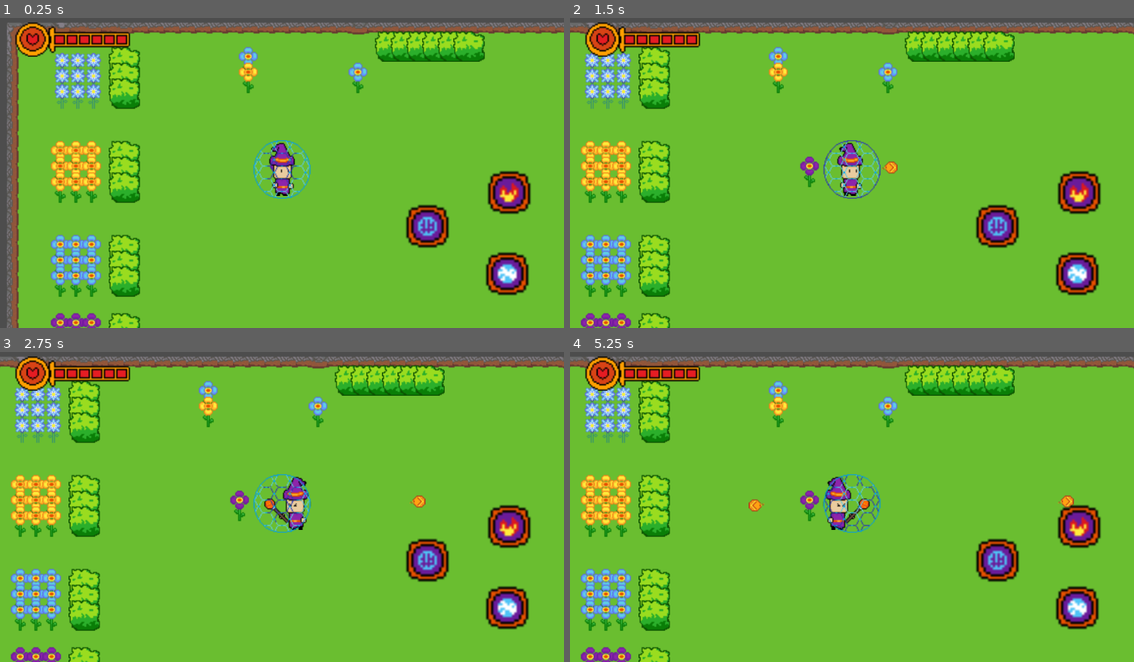
Above: before the commit, frames 1-4 (two rows, left to right).
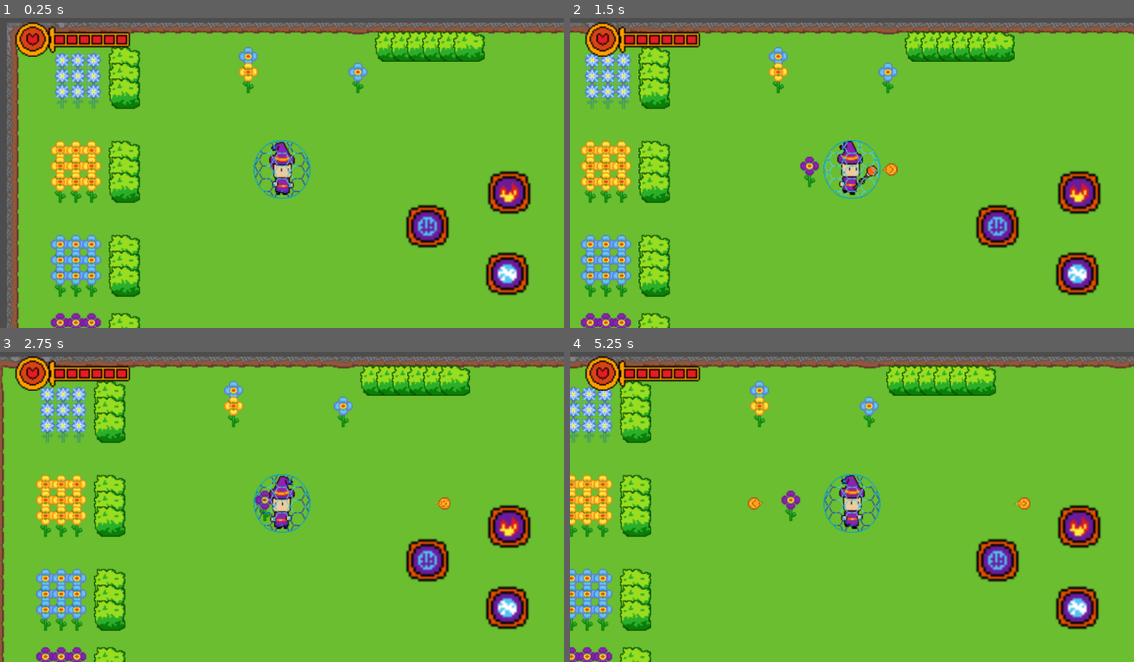
Above: after the commit, the same moments.

Repository: TolbyOwl/Projeto-Maguinho
Game: Godot game, scene res://Cenas/Cena_Cenario1.tscn
Two runs of this game, one before a commit and one after it. Both use one fixed random seed, a clock stepped at 60 frames per second and the inputs below.
Inputs:
- Up to frame 1 (0.25 s): no input
- Up to frame 2 (1.5 s): tap Enter (ui_accept) at 0.5, 0.6, 0.77, 1.07 s; hold Right (ui_right) from 0.53 s (still down); tap E (Key_e) at 1.35 s
- Up to frame 3 (2.75 s): tap Enter (ui_accept) at 1.52, 1.55, 1.82, 2.1 s; release Right (ui_right) at 2.03 s; hold Left (ui_left) from 2.03 s (still down)
- Up to frame 4 (5.25 s): release Left (ui_left) at 2.78 s; hold Right (ui_right) 2.78-4.28 s; tap E (Key_e) at 2.85, 4.35 s; tap Enter (ui_accept) at 3.02, 3.05, 3.32, 3.6, 3.77, 4.07, 4.52, 4.55, 4.82, 5.1 s; hold Left (ui_left) 4.28-5.03 s; hold Right (ui_right) from 5.03 s (still down)

The runs differ from the first frame. In frame 1, 0.6% of the frame differs, in the area x 45-55%, y 39-58%; in frame 2, 0.7%; in frame 3, 16%, in the area x 0-100%, y 1-100%; in frame 4, 13%.

Commit message:
Correções de animação
Nova versão com animação na bola de fogo, aumento da velocidade das animações e correção de bug na movimentação.

Diff:
--- a/Godot - Versão mais recente/Cenas/Cena_Maguin.tscn
+++ b/Godot - Versão mais recente/Cenas/Cena_Maguin.tscn
@@ -94,7 +94,7 @@
 }],
 "loop": false,
 "name": &"Ataque_Fogo",
-"speed": 4.0
+"speed": 8.0
 }, {
 "frames": [{
 "duration": 1.0,
@@ -111,7 +111,7 @@
 }],
 "loop": false,
 "name": &"Ataque_Gelo",
-"speed": 5.0
+"speed": 8.0
 }, {
 "frames": [{
 "duration": 1.0,
@@ -196,7 +196,7 @@
 }],
 "loop": true,
 "name": &"Escudo",
-"speed": 5.0
+"speed": 8.0
 }]
 
 [node name="Maguin" type="Node2D"]
@@ -208,9 +208,9 @@
 script = ExtResource("1_ftfrc")
 
 [node name="AnimatedSprite2D" type="AnimatedSprite2D" parent="CharacterBody2D"]
-position = Vector2(-3, 25.5)
+position = Vector2(-2, 24.5)
 sprite_frames = SubResource("SpriteFrames_trndf")
-animation = &"Parado"
+animation = &"Ataque_Gelo"
 offset = Vector2(3, -26)
 metadata/_aseprite_wizard_interface_config_ = {
 "animation_section": true,
--- a/Godot - Versão mais recente/Cenas/cena_projetil.tscn
+++ b/Godot - Versão mais recente/Cenas/cena_projetil.tscn
@@ -1,21 +1,44 @@
-[gd_scene load_steps=5 format=3 uid="uid://brn7tphfci0hj"]
+[gd_scene load_steps=9 format=3 uid="uid://brn7tphfci0hj"]
 
 [ext_resource type="Script" uid="uid://brlt6k4bpdxfa" path="res://Scripts/Script_Projetil_vP.gd" id="1_7esmx"]
-[ext_resource type="Texture2D" uid="uid://bage4x0j6lpep" path="res://Cenas/bola de fogo textura1.png" id="2_r4a6s"]
+[ext_resource type="Texture2D" uid="uid://de3xmk6owrwq5" path="res://Personagens/Maguin/bola de fogo.png" id="2_7esmx"]
 
 [sub_resource type="CircleShape2D" id="CircleShape2D_b52or"]
 radius = 7.0
 
+[sub_resource type="AtlasTexture" id="AtlasTexture_r4a6s"]
+atlas = ExtResource("2_7esmx")
+region = Rect2(0, 0, 16, 16)
+
+[sub_resource type="AtlasTexture" id="AtlasTexture_b52or"]
+atlas = ExtResource("2_7esmx")
+region = Rect2(16, 0, 16, 16)
+
+[sub_resource type="AtlasTexture" id="AtlasTexture_4nhci"]
+atlas = ExtResource("2_7esmx")
+region = Rect2(32, 0, 16, 16)
+
+[sub_resource type="AtlasTexture" id="AtlasTexture_lo018"]
+atlas = ExtResource("2_7esmx")
+region = Rect2(48, 0, 16, 16)
+
 [sub_resource type="SpriteFrames" id="SpriteFrames_7esmx"]
 animations = [{
-"frames": [],
+"frames": [{
+"duration": 1.0,
+"texture": SubResource("AtlasTexture_r4a6s")
+}, {
+"duration": 1.0,
+"texture": SubResource("AtlasTexture_b52or")
+}, {
+"duration": 1.0,
+"texture": SubResource("AtlasTexture_4nhci")
+}, {
+"duration": 1.0,
+"texture": SubResource("AtlasTexture_lo018")
+}],
 "loop": true,
 "name": &"default",
-"speed": 5.0
-}, {
-"frames": [],
-"loop": true,
-"name": &"new_animation",
 "speed": 5.0
 }]
 
@@ -25,44 +48,14 @@
 script = ExtResource("1_7esmx")
 
 [node name="CollisionShape2D" type="CollisionShape2D" parent="Area2D"]
-position = Vector2(0, -2)
 shape = SubResource("CircleShape2D_b52or")
 disabled = true
 
-[node name="Sprite2D" type="Sprite2D" parent="Area2D"]
-position = Vector2(-1, -2)
+[node name="AnimatedSprite2D" type="AnimatedSprite2D" parent="Area2D"]
+position = Vector2(-1, 0)
 rotation = 1.5707964
-texture = ExtResource("2_r4a6s")
-metadata/_aseprite_wizard_interface_config_ = {
-"animation_section": false,
-"layer_section": false,
-"pending_changes": {
-"convert_fps_field": 60.0,
-"convert_ms_field": 16.0,
-"convert_to_fps": false,
-"embed_tex": true,
-"i_mode": 0,
-"keep_anim_length": false,
-"layers": [],
-"o_ex_p": "",
-"o_folder": "",
-"o_name": "",
-"only_visible": false,
-"player": "",
-"scale": "1.0",
-"slice": "",
-"source": "C:/Users/dpeix/Documents/GitHub/Projeto-Maguinho/Sprits_Poderes/bola de fogo.aseprite",
-"source_uid": -1
-}
-}
-
-[node name="CollisionShape2D2" type="CollisionShape2D" parent="Area2D"]
-position = Vector2(0, -2)
-shape = SubResource("CircleShape2D_b52or")
-
-[node name="AnimatedSprite2D" type="AnimatedSprite2D" parent="Area2D"]
 sprite_frames = SubResource("SpriteFrames_7esmx")
-animation = &"new_animation"
+autoplay = "default"
 metadata/_aseprite_wizard_interface_config_ = {
 "pending_changes": {}
 }
--- /dev/null
+++ b/Godot - Versão mais recente/Scripts/(Apenas para referencia) script_personagem.gd
@@ -0,0 +1,71 @@
+extends CharacterBody2D
+
+var velocidade := 400
+var gravidade := 30
+var forca_pulo := 800
+var viva:= true
+
+func _ready() -> void:
+	pass
+	#ScriptGlobal.resetar()
+
+func _process(delta: float) -> void:
+	_verificar_vida()
+	if (viva):
+		_aplicar_gravidade()
+		_processar_movimento()
+		_processar_animacao()
+		_processar_pulo()
+		move_and_slide()
+
+func _verificar_vida():
+	if (ScriptGlobal.qtd_vidas==0 and viva):
+		$AnimationPlayer.play("morrendo")
+		viva = false
+
+func _game_over():
+	get_tree().change_scene_to_file("res://cena_game_over.tscn")
+
+
+func _aplicar_gravidade() -> void:
+	velocity.y += gravidade
+
+func _processar_movimento() -> void:
+	velocity.x = 0
+
+	if Input.is_action_pressed("ui_left"):
+		velocity.x = -velocidade
+		$Sprite2D.scale.x = -abs($Sprite2D.scale.x)
+	elif Input.is_action_pressed("ui_right"):
+		velocity.x = velocidade
+		$Sprite2D.scale.x = abs($Sprite2D.scale.x)
+
+func _processar_pulo() -> void:
+	if Input.is_action_just_pressed("ui_up") and is_on_floor():
+		velocity.y = -forca_pulo
+		$AnimationPlayer.play("pulando")
+
+func _processar_animacao() -> void:
+	if not is_on_floor():
+		return  # deixa a animação de pulo cuidar sozinha
+
+	if Input.is_action_just_pressed("ui_accept"):
+		$AnimationPlayer.play("atirando")
+		var cena_disparo = preload("res://cena_disparo.tscn")
+		var objeto_disparo = cena_disparo.instantiate()
+		get_tree().root.add_child(objeto_disparo)
+		if ($Sprite2D.scale.x < 0):
+			objeto_disparo.global_position = $Marker2DEsq.global_position
+			objeto_disparo.get_node("Area2D").direcao = -1
+		else:
+			objeto_disparo.global_position = $Marker2DDir.global_position
+			objeto_disparo.get_node("Area2D").direcao = 1
+
+
+	if $AnimationPlayer.current_animation == "atirando":
+		velocity.x = 0
+	else:
+		if velocity.x == 0:
+			$AnimationPlayer.play("parado")
+		else:
+			$AnimationPlayer.play("correndo")
--- a/Godot - Versão mais recente/Scripts/script_maguin.gd
+++ b/Godot - Versão mais recente/Scripts/script_maguin.gd
@@ -46,7 +46,7 @@
 		Maguin_Animations.position.x = -9 if Maguin_Animations.flip_h == true else 3
 		_invocar_projetil(direction)
 
-	if Maguin_Animations.animation == "Ataque_Fogo":
+	if Maguin_Animations.animation == "Ataque_Fogo" and Maguin_Animations.is_playing():
 		velocity.x = 0
 		velocity.y = 0
 	else:
Binary file added: Godot - Versão mais recente/Personagens/Maguin/bola de fogo.png
Not shown, added: Godot - Versão mais recente/Personagens/Maguin/bola de fogo.png.import
Not shown, added: Godot - Versão mais recente/Scripts/(Apenas para referencia) script_personagem.gd.uid
